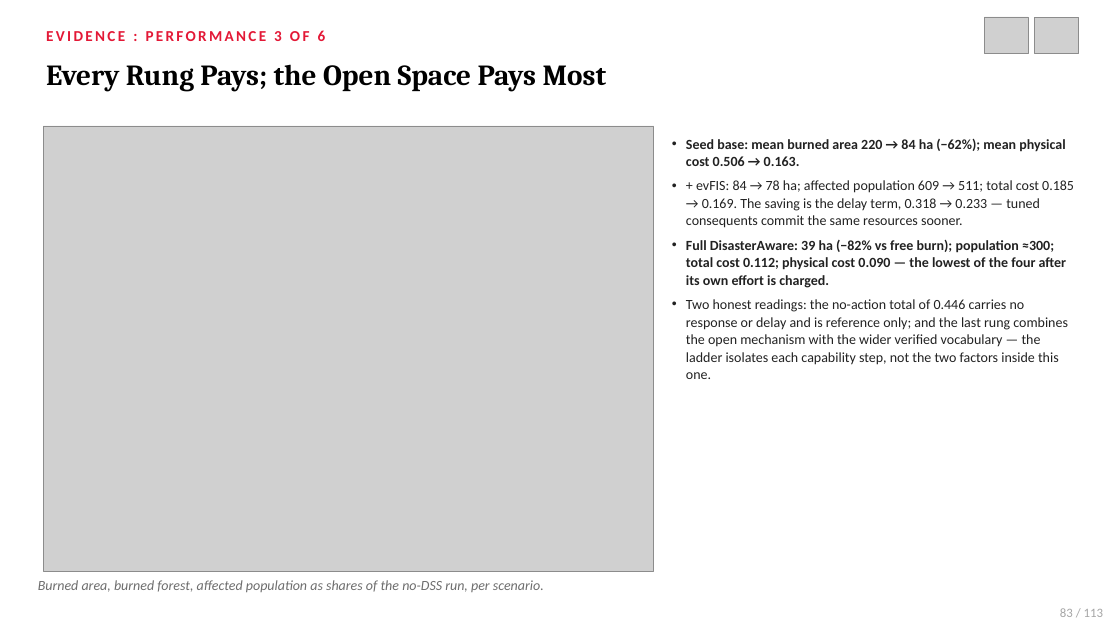
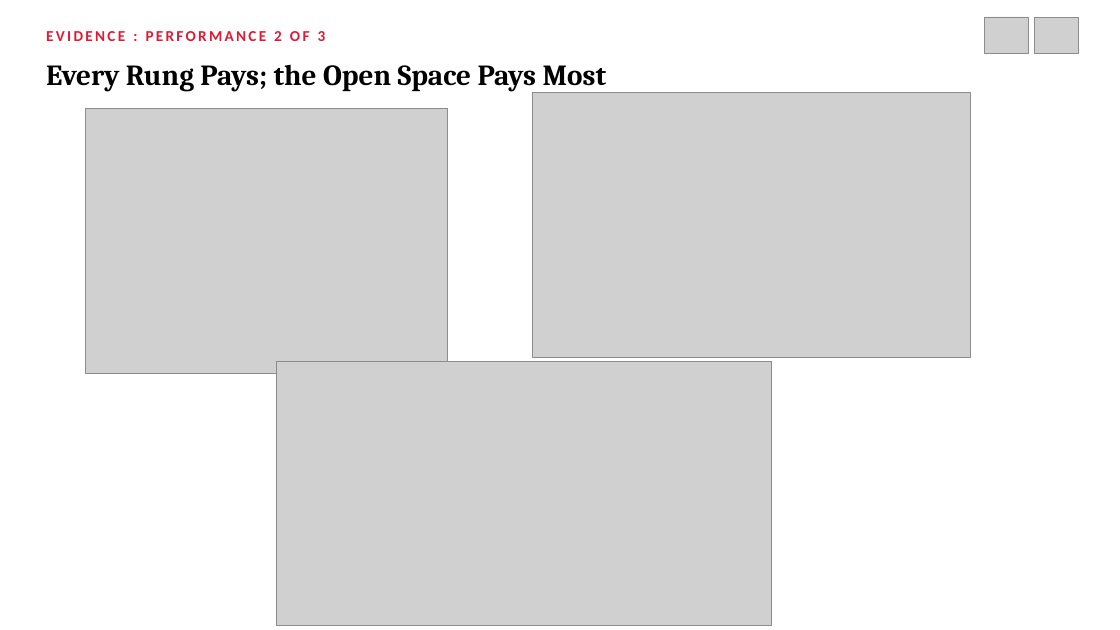
Before and after one commit to northwind13/Enhanced_DSS, a slide deck: slide 76 of 01_Thesis/DisasterAware_Presentation.pptx (slide 83 before the commit). Drawn at 1120x630 pixels with LibreOffice and Linux fonts; fonts in the diff are those of the drawing; grey boxes stand for pictures. Boxes give left, top, right and bottom in pixels: in the first picture for what was removed or moved away, otherwise in the second. Text is boxed around its words. In the diff, an @@ line names an element or a change of style, - is before the commit and + after.

```diff
--- a/01_Thesis/DisasterAware_Presentation.pptx
+++ b/01_Thesis/DisasterAware_Presentation.pptx
@@ text at <box>46,31,326,41</box>: text changed @@
-EVIDENCE : PERFORMANCE 3 OF 6
+EVIDENCE : PERFORMANCE 2 OF 3
@@ picture: place and size @@
-picture at <box>44,126,655,571</box>
+picture at <box>86,108,449,373</box>
@@ picture added at <box>533,92,970,357</box> @@
@@ text removed at <box>686,139,1074,379</box> @@
-• Seed base: mean burned area 220 → 84 ha (−62%); mean physical cost 0.506 → 0.163.
-• + evFIS: 84 → 78 ha; affected population 609 → 511; total cost 0.185 → 0.169. The saving is the delay term, 0.318 → 0.233 — tuned consequents commit the same resources sooner.
-• Full DisasterAware: 39 ha (−82% vs free burn); population ≈300; total cost 0.112; physical cost 0.090 — the lowest of the four after its own effort is charged.
-• Two honest readings: the no-action total of 0.446 carries no response or delay and is reference only; and the last rung combines the open mechanism with the wider verified vocabulary — the ladder isolates each capability step, not the two factors inside this one.
@@ picture added at <box>276,361,771,626</box> @@
@@ text removed at <box>38,580,544,592</box> @@
-Burned area, burned forest, affected population as shares of the no-DSS run, per scenario.
@@ text removed at <box>1060,608,1104,617</box> @@
-83 / 113
```
Also in this commit, not shown: 67 other slides changed, 20 slides added, 44 slides removed, 15 other files.
